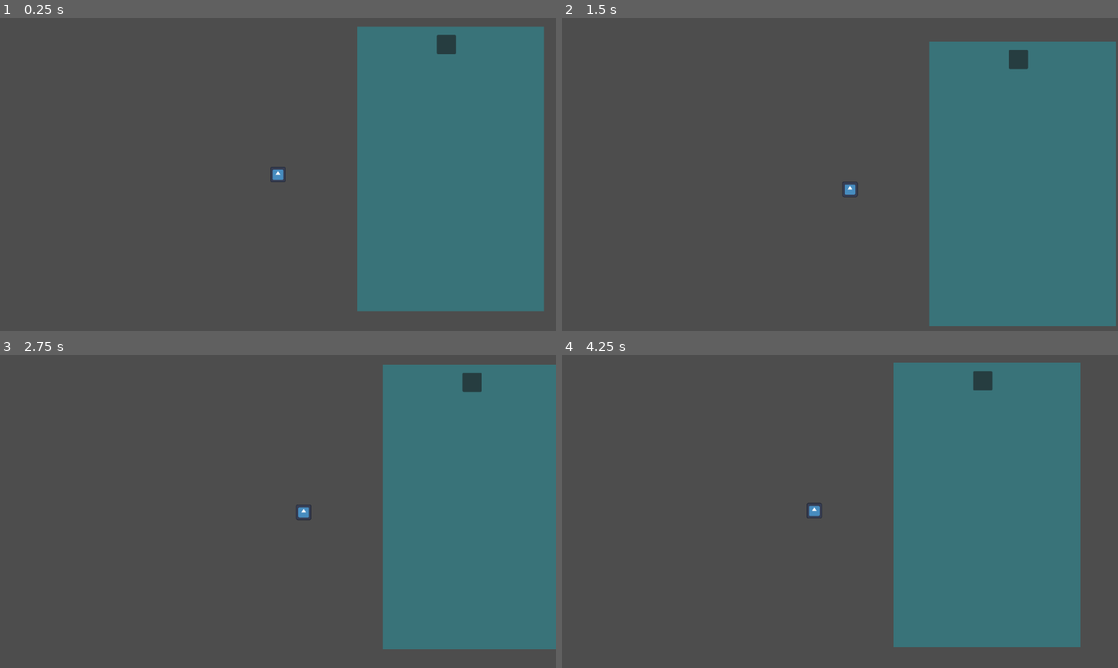
Above: before the commit, frames 1-4 (two rows, left to right).
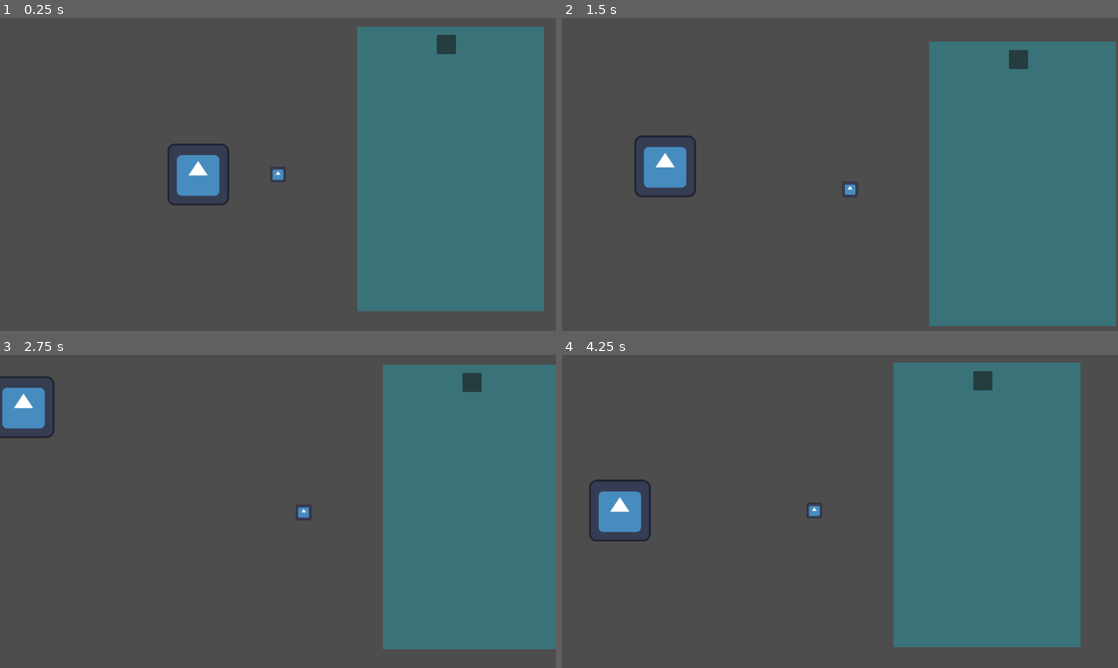
Above: after the commit, the same moments.

Repository: BiZaRrE96/MagitekA
Game: Godot game, scene res://Scenes/Main.tscn
The game is run twice, just before and just after one commit, with the same random seed, the same clock (stepped at 60 frames per second) and the same inputs. The engine's default icon, where the game draws it, is replaced by a stand-in: a white triangle on a blue panel in a dark square.
Inputs:
- Up to frame 1 (0.25 s): no input
- Up to frame 2 (1.5 s): tap Enter at 0.5 s; hold D (move_right) 0.53-1.28 s; hold S (move_down) from 1.28 s (still down)
- Up to frame 3 (2.75 s): release S (move_down) at 2.03 s; hold D (move_right) from 2.03 s (still down)
- Up to frame 4 (4.25 s): release D (move_right) at 2.78 s; hold W (move_up) 2.78-3.53 s; hold A (move_left) from 3.53 s (still down)

The runs differ from the first frame. In frame 1, 1.3% of the frame differs, in the area x 30-42%, y 40-60%; in frame 2, 1.3%; in frame 3, 1.2%; in frame 4, 1.3%, in the area x 4-16%, y 39-60%.

Commit message:
Added barrier
ini adalah description

Diff:
--- a/Scenes/Main.tscn
+++ b/Scenes/Main.tscn
@@ -1,6 +1,10 @@
-[gd_scene load_steps=2 format=3 uid="uid://cfopakw7up85a"]
+[gd_scene load_steps=4 format=3 uid="uid://cfopakw7up85a"]
 
 [ext_resource type="PackedScene" uid="uid://e42v3a1b7a7t" path="res://Scenes/player.tscn" id="1_irhyh"]
+[ext_resource type="Texture2D" uid="uid://b0l6d4gskgmht" path="res://icon.svg" id="2_eoqec"]
+
+[sub_resource type="RectangleShape2D" id="RectangleShape2D_f16hj"]
+size = Vector2(130.98, 128)
 
 [node name="Node2D" type="Node2D"]
 
@@ -32,3 +36,12 @@
 offset_top = 17.0
 offset_right = 205.0
 offset_bottom = 57.0
+
+[node name="Tes" type="StaticBody2D" parent="."]
+position = Vector2(-165.49, 0)
+
+[node name="Sprite2D" type="Sprite2D" parent="Tes"]
+texture = ExtResource("2_eoqec")
+
+[node name="CollisionShape2D" type="CollisionShape2D" parent="Tes"]
+shape = SubResource("RectangleShape2D_f16hj")
